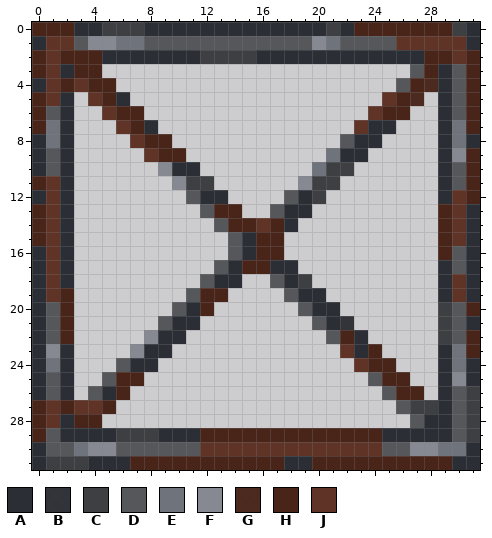
Pixel-art sprite, stored at Eudaemon/assets/tiles/Scaffolding1x1A.png. Above: the version before the commit.
The file is 32x32 pixels. Colours within 5 levels of each other are drawn and written as one.
Palette (. is transparent): A #2b2e34  B #2c2e34f6  C #3e3f42  D #55575b  E #6f737c  F #868991  G #482419f6  H #482419  J #5f3427
Pixels before, first column x 0:
 0 HHHAACCCAAAAAAAAAAAAACAHHHHHHHCA
 1 AJJDFFEEDDDDDDDDDDDDFEDDDDJJJJJA
 2 HJHHHAAAAAAACCCCAAAAAAAAAAAAHHJH
 3 HJAHH......................DHADH
 4 AJHJHH....................DHGADH
 5 HJA.JHA..................JHG.ADH
 6 HDA..JHH................JHH..ADH
 7 HEA...JHA..............JAA...AEH
 8 AEA....JHH............DAA....AEA
 9 ADA.....JHH..........EAA.....AFH
10 ADA......FAA........ECC......ADH
11 HJA.......FCC......FCC.......ADH
12 AJA........DAA....DAC........AJH
13 HJA.........DHH..DAA.........HJA
14 HJA..........DHHJHA..........HJA
15 HJA...........DAHH...........HJA
16 AJA...........DAHH...........HDA
17 AJA..........DAHHAA..........ADA
18 AJA.........DAA..DAC.........AJA
19 AJH........DHH....DAA........AJA
20 ADH.......DAH......DAA.......CDH
21 ADH......DAA........DAB......CDA
22 ADH.....FAA..........DHA.....CDH
23 AFA....FAA............JAH....AEH
24 AEA...DAA..............JHH...AEA
25 ADA..DHH................DHH..AFA
26 ADA.DAH..................DHH.ADC
27 HJHJJH....................DCCADC
28 HJAHH......................DAADC
29 HDAAAACCCAAAHHHHHHHHHHHHHAAAAADC
30 ADDEFFDDDDDDJJJJJJJJJJJJJDDFFEEA
31 ACCCAAAHHHHHHHHHHHAAHHHHHHHHHHAA
Once edited:
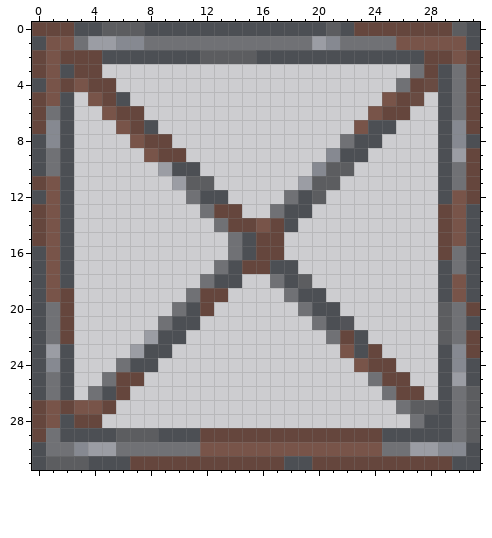
The edit:
Colour A changes from #2b2e34 to #4c4f54.
Colour B changes from #2c2e34f6 to #4d4f54f6.
Colour C changes from #3e3f42 to #5c5d60.
Colour D changes from #55575b to #707175.
Colour E changes from #6f737c to #868991.
Colour F changes from #868991 to #9b9da4.
Colour G changes from #482419f6 to #65463df6.
Colour H changes from #482419 to #65463d.
Colour J changes from #5f3427 to #785449.
